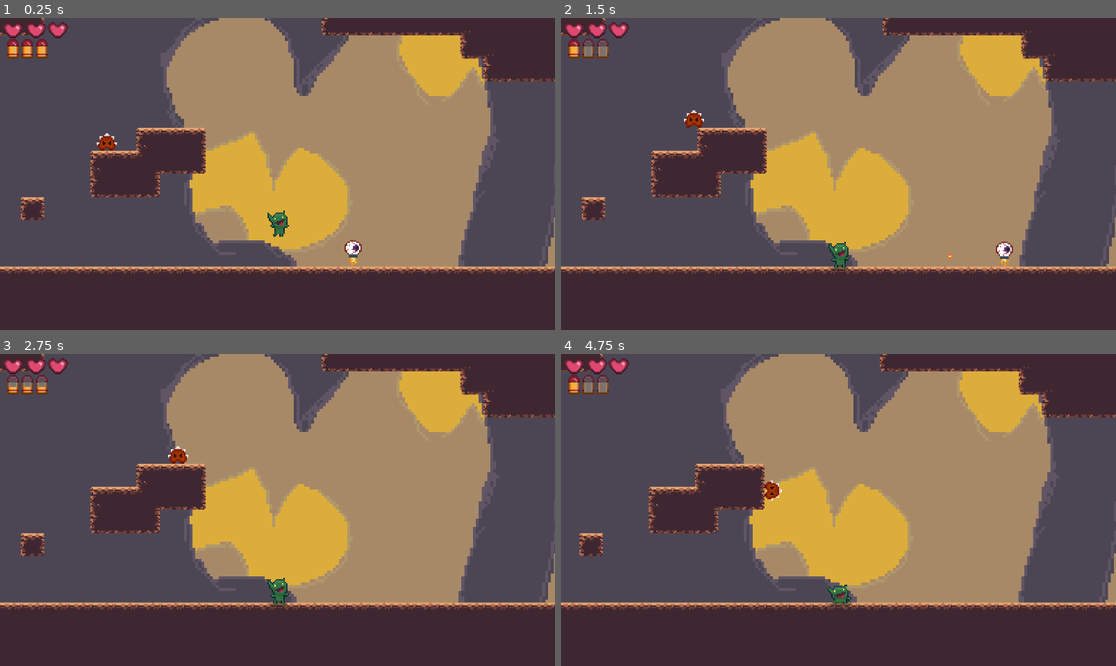
Above: before the commit, frames 1-4 (two rows, left to right).
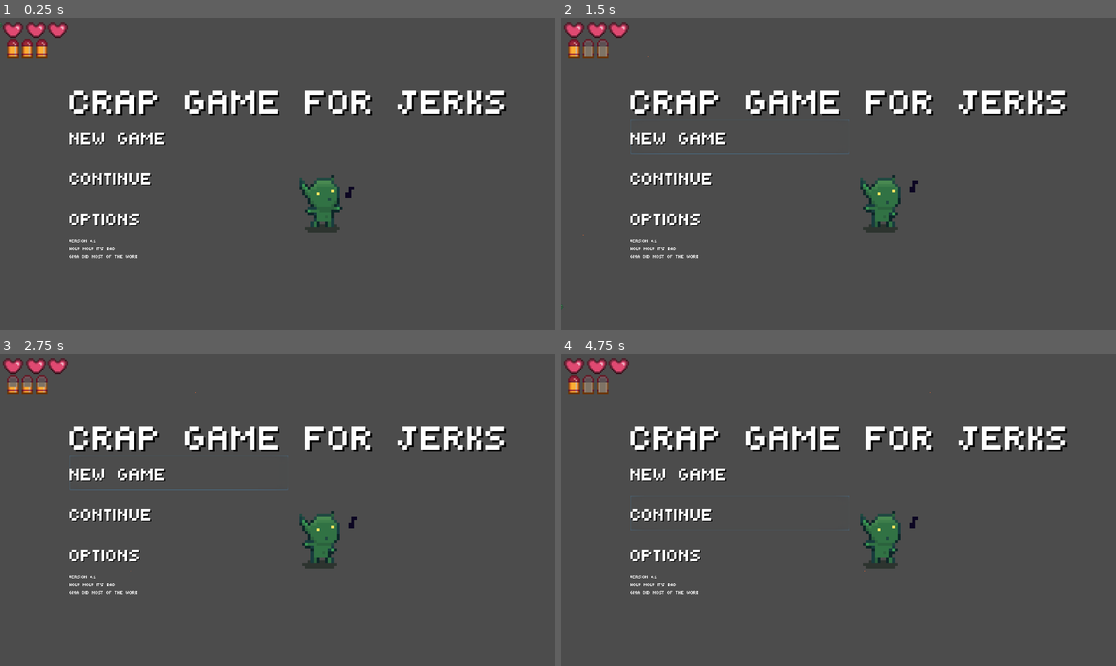
Above: after the commit, the same moments.

Repository: htimsekim/gobbo
Game: Godot game, scene res://src/title/titleMenu.tscn
Same seed, same stepped clock (60 frames per second), same inputs: the game is played once before the commit and once after it. Before the commit the project starts from res://src/Main/Game.tscn.
Inputs (mouse positions are in pixels of both pictures, inside the frame that each line leads up to):
- Up to frame 1 (0.25 s): no input
- Up to frame 2 (1.5 s): click (738, 217) at 0.5 s, where only the run after the commit has a clickable "options"; click (738, 136) at 1.25 s, where only the run after the commit has a clickable "new game"
- Up to frame 3 (2.75 s): click (177, 472) at 2 s, where only the run after the commit has a clickable "new game"
- Up to frame 4 (4.75 s): click (738, 513) at 2.75 s, where only the run after the commit has a clickable "continue"; click (738, 513) at 3.5 s, where only the run after the commit has a clickable "continue"; move the mouse to (960, 494) at 4.27 s; hold Right (move_right) from 4.28 s (still down); hold S (crouch) from 4.28 s (still down); click (960, 494) at 4.42 s; tap Space (jump) at 4.52 s

The runs differ from the first frame. In frame 1, 69% of the frame differs, in the area x 0-100%, y 0-100%; in frame 2, 69%; in frame 3, 69%; in frame 4, 69%.
Error before the commit: Invalid get index '0' (on base: 'Array'). (res://src/Main/Game.gd:16)

Commit message:
title menu

Diff:
--- /dev/null
+++ b/assets/font/monstertownfont.tres
@@ -0,0 +1,7 @@
+[gd_resource type="DynamicFont" load_steps=2 format=2]
+
+[ext_resource path="res://assets/font/monstertown.ttf" type="DynamicFontData" id=1]
+
+[resource]
+size = 128
+font_data = ExtResource( 1 )
--- a/project.godot
+++ b/project.godot
@@ -75,7 +75,7 @@
 [application]
 
 config/name="gobbo"
-run/main_scene="res://src/Main/Game.tscn"
+run/main_scene="res://src/title/titleMenu.tscn"
 config/icon="res://icon.png"
 
 [autoload]
--- /dev/null
+++ b/src/title/button.tscn
@@ -0,0 +1,25 @@
+[gd_scene load_steps=2 format=2]
+
+[ext_resource path="res://assets/font/monstertownfont.tres" type="DynamicFont" id=1]
+
+[node name="menuButton" type="Button"]
+margin_right = 1520.0
+margin_bottom = 20.0
+rect_min_size = Vector2( 720, 120 )
+flat = true
+__meta__ = {
+"_edit_use_anchors_": false
+}
+
+[node name="Label" type="Label" parent="."]
+margin_right = 40.0
+margin_bottom = 14.0
+custom_fonts/font = ExtResource( 1 )
+custom_colors/font_color_shadow = Color( 0, 0, 0, 1 )
+custom_constants/shadow_offset_x = 3
+custom_constants/line_spacing = 0
+custom_constants/shadow_offset_y = 3
+text = "label"
+__meta__ = {
+"_edit_use_anchors_": false
+}
--- /dev/null
+++ b/src/title/continueButton.tscn
@@ -0,0 +1,8 @@
+[gd_scene load_steps=2 format=2]
+
+[ext_resource path="res://src/title/button.tscn" type="PackedScene" id=1]
+
+[node name="continueButton" instance=ExtResource( 1 )]
+
+[node name="Label" parent="." index="0"]
+text = "continue"
--- /dev/null
+++ b/src/title/newGameButton.tscn
@@ -0,0 +1,8 @@
+[gd_scene load_steps=2 format=2]
+
+[ext_resource path="res://src/title/button.tscn" type="PackedScene" id=1]
+
+[node name="newGameButton" instance=ExtResource( 1 )]
+
+[node name="Label" parent="." index="0"]
+text = "new game"
--- /dev/null
+++ b/src/title/optionsButton.tscn
@@ -0,0 +1,8 @@
+[gd_scene load_steps=2 format=2]
+
+[ext_resource path="res://src/title/button.tscn" type="PackedScene" id=1]
+
+[node name="optionsButton" instance=ExtResource( 1 )]
+
+[node name="Label" parent="." index="0"]
+text = "options"
--- /dev/null
+++ b/src/title/titleMenu.tscn
@@ -0,0 +1,126 @@
+[gd_scene load_steps=10 format=2]
+
+[ext_resource path="res://src/title/optionsButton.tscn" type="PackedScene" id=1]
+[ext_resource path="res://src/title/newGameButton.tscn" type="PackedScene" id=2]
+[ext_resource path="res://src/title/continueButton.tscn" type="PackedScene" id=3]
+[ext_resource path="res://assets/art/player/goblin.png" type="Texture" id=4]
+[ext_resource path="res://assets/font/monstertown.ttf" type="DynamicFontData" id=5]
+
+[sub_resource type="DynamicFontData" id=1]
+font_path = "res://assets/font/monstertown.ttf"
+
+[sub_resource type="DynamicFont" id=2]
+size = 256
+font_data = SubResource( 1 )
+
+[sub_resource type="Animation" id=3]
+loop = true
+tracks/0/type = "value"
+tracks/0/path = NodePath("Sprite:region_rect")
+tracks/0/interp = 0
+tracks/0/loop_wrap = true
+tracks/0/imported = false
+tracks/0/enabled = true
+tracks/0/keys = {
+"times": PoolRealArray( 0, 0.5 ),
+"transitions": PoolRealArray( 1, 1 ),
+"update": 0,
+"values": [ Rect2( 0, 0, 64, 64 ), Rect2( 64, 0, 64, 64 ) ]
+}
+tracks/1/type = "value"
+tracks/1/path = NodePath("Sprite:offset")
+tracks/1/interp = 0
+tracks/1/loop_wrap = true
+tracks/1/imported = false
+tracks/1/enabled = true
+tracks/1/keys = {
+"times": PoolRealArray( 0, 0.5 ),
+"transitions": PoolRealArray( 1, 1 ),
+"update": 0,
+"values": [ Vector2( 0, 0 ), Vector2( 0, 0 ) ]
+}
+
+[sub_resource type="DynamicFont" id=4]
+size = 32
+font_data = ExtResource( 5 )
+
+[node name="titleScreen" type="Control"]
+anchor_right = 1.0
+anchor_bottom = 1.0
+__meta__ = {
+"_edit_use_anchors_": false
+}
+
+[node name="menu" type="VBoxContainer" parent="."]
+margin_left = 240.0
+margin_top = 160.0
+margin_right = 1680.0
+margin_bottom = 920.0
+__meta__ = {
+"_edit_use_anchors_": false
+}
+
+[node name="title" type="Label" parent="menu"]
+margin_right = 1520.0
+margin_bottom = 187.0
+custom_fonts/font = SubResource( 2 )
+custom_colors/font_color_shadow = Color( 0, 0, 0, 1 )
+custom_constants/shadow_offset_x = 7
+custom_constants/shadow_offset_y = 7
+text = "crap game for jerks"
+
+[node name="centerRow" type="HBoxContainer" parent="menu"]
+margin_top = 191.0
+margin_right = 1520.0
+margin_bottom = 591.0
+size_flags_vertical = 3
+
+[node name="buttons" type="VBoxContainer" parent="menu/centerRow"]
+margin_right = 758.0
+margin_bottom = 400.0
+size_flags_horizontal = 3
+size_flags_vertical = 3
+custom_constants/separation = 20
+alignment = 1
+
+[node name="newGameButton" parent="menu/centerRow/buttons" instance=ExtResource( 2 )]
+margin_right = 758.0
+margin_bottom = 120.0
+
+[node name="continueButton" parent="menu/centerRow/buttons" instance=ExtResource( 3 )]
+margin_top = 140.0
+margin_right = 758.0
+margin_bottom = 260.0
+
+[node name="optionsButton" parent="menu/centerRow/buttons" instance=ExtResource( 1 )]
+margin_top = 280.0
+margin_right = 758.0
+margin_bottom = 400.0
+
+[node name="CenterContainer" type="CenterContainer" parent="menu/centerRow"]
+margin_left = 762.0
+margin_right = 1520.0
+margin_bottom = 400.0
+size_flags_horizontal = 3
+size_flags_vertical = 3
+
+[node name="Sprite" type="Sprite" parent="menu/centerRow/CenterContainer"]
+position = Vector2( 103.245, 282.462 )
+scale = Vector2( 10, 10 )
+texture = ExtResource( 4 )
+region_enabled = true
+region_rect = Rect2( 0, 0, 64, 64 )
+
+[node name="AnimationPlayer" type="AnimationPlayer" parent="menu/centerRow/CenterContainer"]
+autoplay = "idle"
+anims/idle = SubResource( 3 )
+
+[node name="Label" type="Label" parent="menu"]
+margin_top = 595.0
+margin_right = 1520.0
+margin_bottom = 883.0
+size_flags_vertical = 7
+custom_fonts/font = SubResource( 4 )
+text = "version 0.1
+holy moly it's bad
+gina did most of the work"
